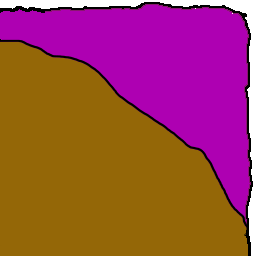
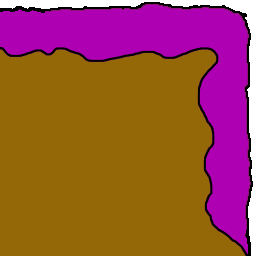
Layered file, before and after one edit (256 x 256). Changes by layer:
renamed "2" to "Layer 1", hid it, painted on it over [0, 4, 251, 256]
painted on "NDL Down" over [0, 4, 251, 256]
